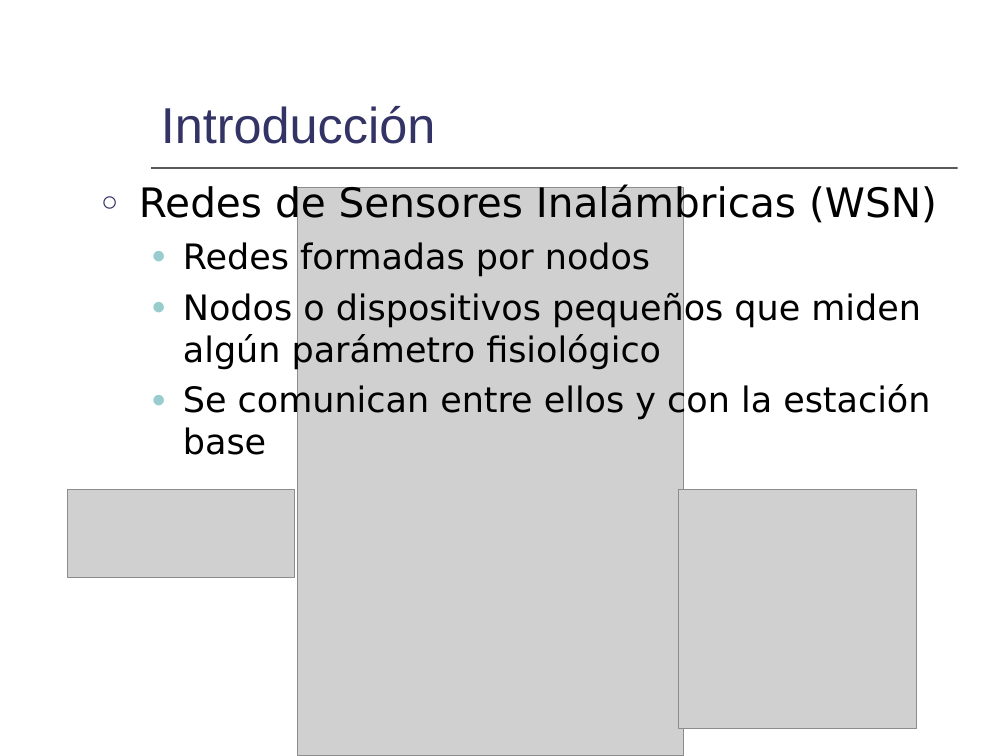
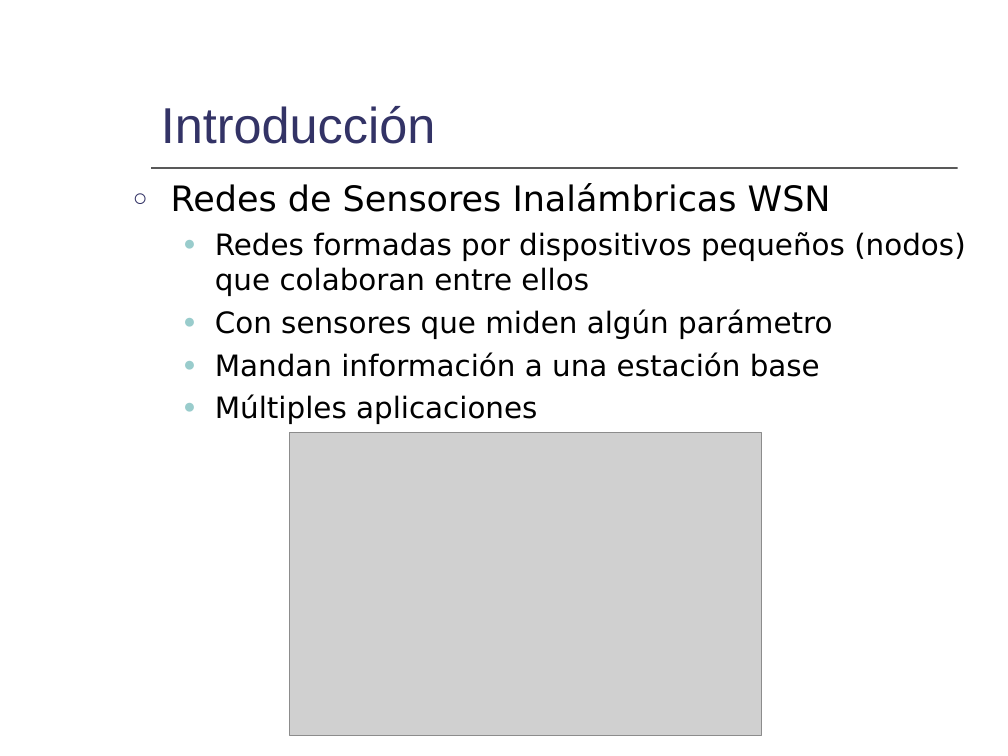
Before and after one commit to mmja/redsensores, a slide deck: slide 2 of Memoria/Consumo.ppt. Drawn at 1008x756 pixels with LibreOffice and Linux fonts; fonts in the diff are those of the drawing; grey boxes stand for pictures. Boxes give left, top, right and bottom in pixels: in the first picture for what was removed or moved away, otherwise in the second. Text is boxed around its words. In the diff, an @@ line names an element or a change of style, - is before the commit and + after.

```diff
--- a/Memoria/Consumo.ppt
+++ b/Memoria/Consumo.ppt
@@ text at (171,183,965,424): text changed; size 25 to 21 pt @@
-○ Redes de Sensores Inalámbricas (WSN)
-  ● Redes formadas por nodos
-  ● Nodos o dispositivos pequeños que miden algún parámetro fisiológico
-  ● Se comunican entre ellos y con la estación base
+○ Redes de Sensores Inalámbricas WSN
+  ● Redes formadas por dispositivos pequeños (nodos) que colaboran entre ellos
+  ● Con sensores que miden algún parámetro
+  ● Mandan información a una estación base
+  ● Múltiples aplicaciones
@@ picture: place and size @@
-picture at (297,187,683,756)
+picture at (289,432,762,735)
@@ picture removed at (68,489,294,578) @@
@@ picture removed at (678,489,916,728) @@
```
Also in this commit, not shown: 5 other slides changed, 6 slides added, 4 slides removed.
